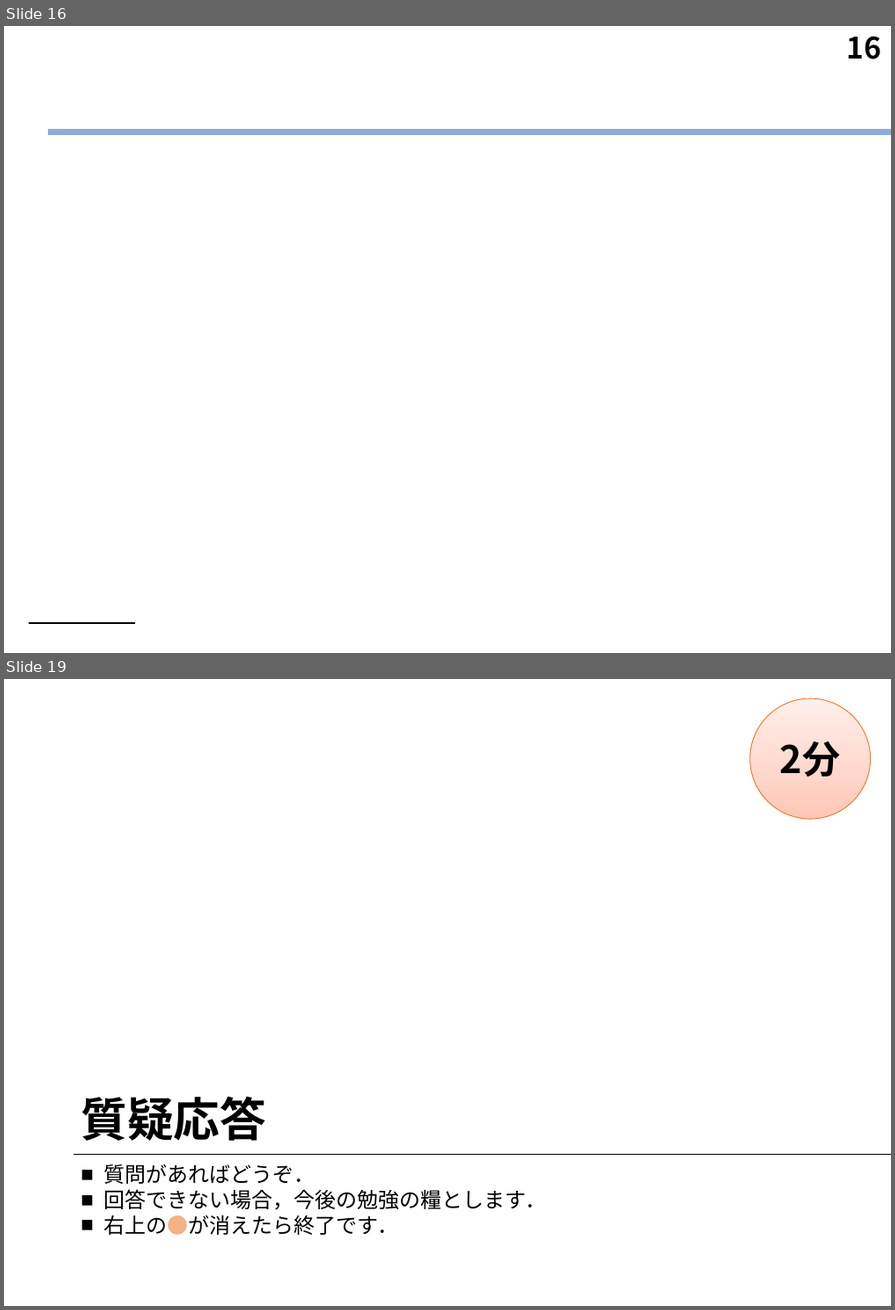
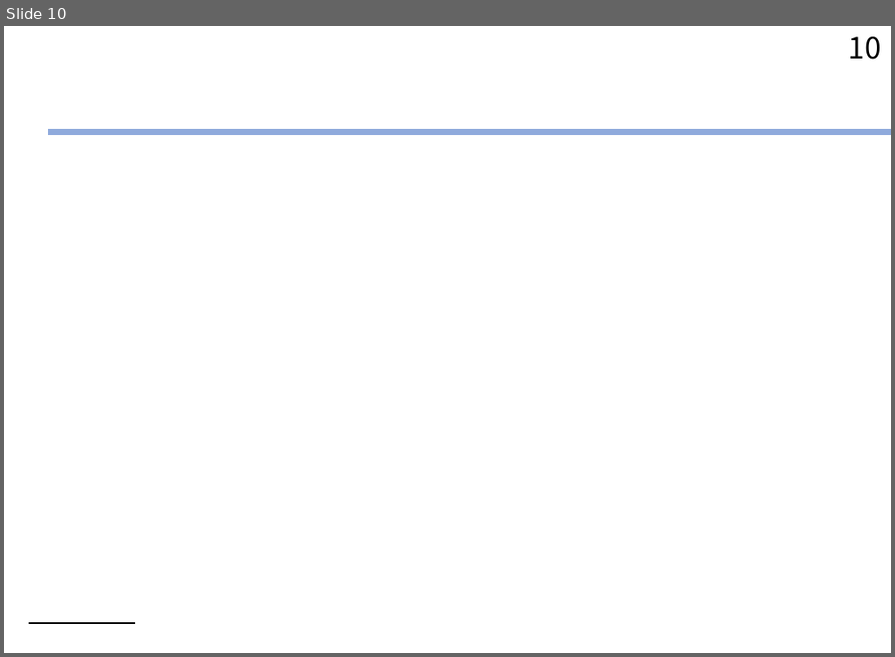
Before and after one commit to Y-teraya/Y-teraya.github.io, a slide deck: Template/template.potx. Shown one above the other, each under a label of ours: slides 16 and 19 before the commit, slide 10 after it; the slides between them are not shown. The pictures are 895x1310 and 895x657 pixels, drawn with LibreOffice and Linux fonts; fonts in the diff are those of the drawing; background and template pictures are left out. Boxes give left, top, right and bottom in pixels: in the first picture for what was removed or moved away, otherwise in the second. Text is boxed around its words. In the diff, an @@ line names an element or a change of style, - is before the commit and + after.

```diff
--- a/Template/template.potx
+++ b/Template/template.potx
@@ slide 19 removed at [4, 679, 891, 1306], background #FFFFFF @@
@@ ellipse removed at [750, 698, 871, 820] @@
-2分
@@ title removed at [81, 1096, 266, 1141] @@
-質疑応答
@@ line removed from (891, 1154) to (73, 1154) @@
@@ subtitle removed at [104, 1165, 547, 1235] @@
-■ 質問があればどうぞ．
-■ 回答できない場合，今後の勉強の糧とします．
-■ 右上の●が消えたら終了です．
@@ what was slide 16 is now slide 10 @@
@@ page number at [849, 37, 881, 59]: text changed; bold off @@
-16
+10
```
Also in this commit, not shown: 6 slides changed, 7 slides added, 7 other slides removed, 8 other files.
